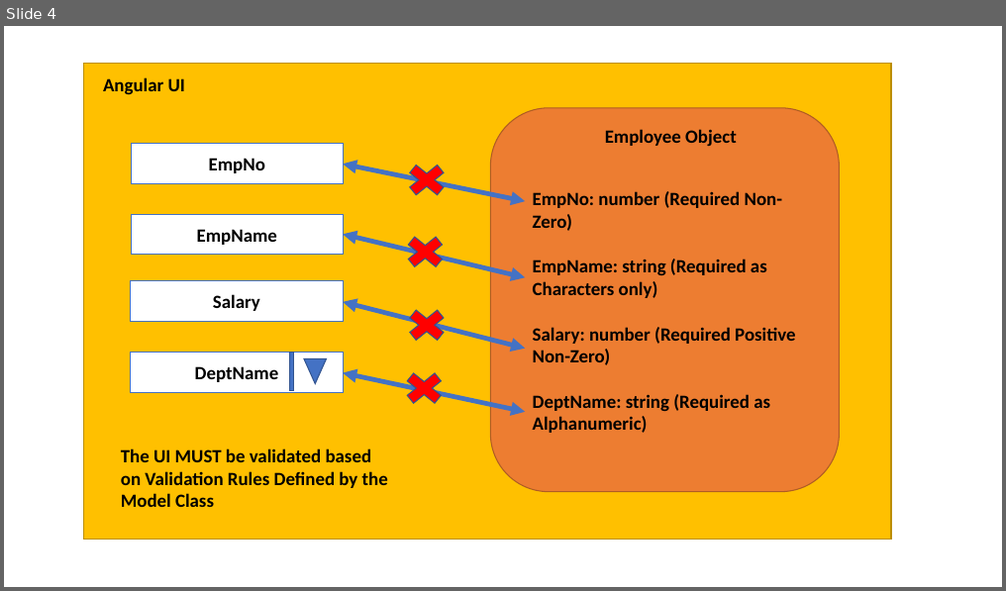
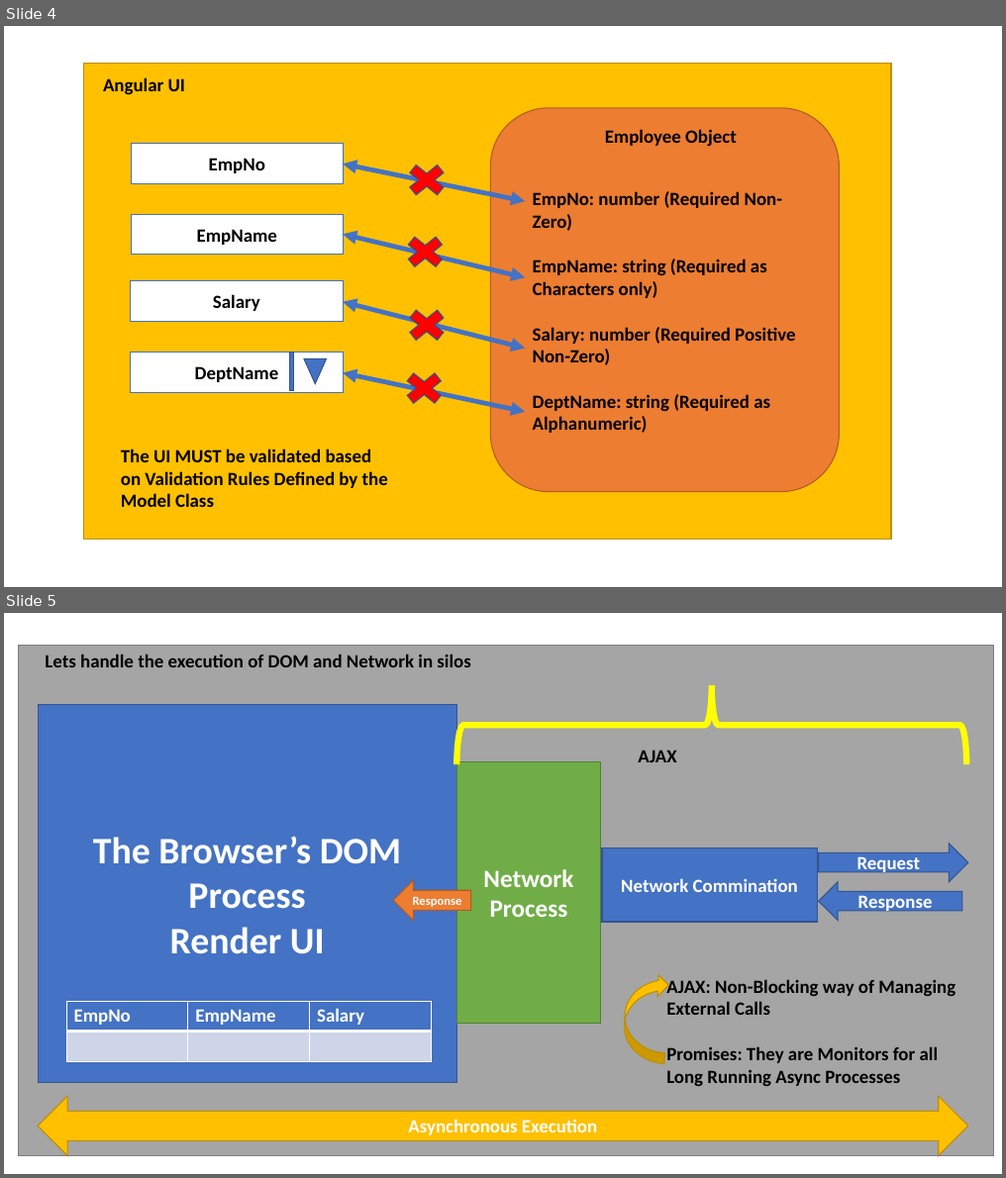
Before and after one commit to maheshsabnis/Blaz_Ng_Jan2022, a slide deck: images_NG.pptx. Shown one above the other, each under a label of ours: slide 4 before the commit, slides 4 and 5 after it. The pictures are 1006x591 and 1006x1178 pixels, drawn with LibreOffice and Linux fonts; fonts in the diff are those of the drawing. Boxes give left, top, right and bottom in pixels: in the first picture for what was removed or moved away, otherwise in the second. Text is boxed around its words. In the diff, an @@ line names an element or a change of style, - is before the commit and + after.

```diff
--- a/images_NG.pptx
+++ b/images_NG.pptx
@@ slide 5 added at (4,613,1002,1174), background #FFFFFF @@
@@ rectangle added at (19,646,994,1156), fill #A5A5A5, outline #7A7A7A 1 pt @@
@@ text added at (45,654,470,667), 18 pt, text #000000, bold @@
+Lets handle the execution of DOM and Network in silos
@@ left brace added at (457,685,967,764), outline #FFFF00 6 pt @@
@@ rectangle added at (38,704,456,1082), fill #4472C4, outline #325491 1 pt, 36 pt, text #FFFFFF, bold @@
+The Browser’s DOM Process
+Render UI
@@ text added at (638,750,676,762), 18 pt, text #000000, bold @@
+AJAX
@@ rectangle added at (456,761,601,1023), fill #70AD47, outline #538035 1 pt, 24 pt, text #FFFFFF, bold @@
+Network
+Process
@@ rectangle added at (602,848,817,922), fill #4472C4, outline #325491 1 pt, 18 pt, text #FFFFFF, bold @@
+Network Commination
@@ right arrow added at (819,844,968,881), fill #4472C4, outline #325491 1 pt, 18 pt, text #FFFFFF, bold @@
+Request
@@ left arrow added at (393,880,471,920), fill #ED7D31, outline #AF5C24 1 pt, 12 pt, text #FFFFFF, bold @@
+Response
@@ left arrow added at (819,881,962,920), fill #4472C4, outline #325491 1 pt, 18 pt, text #FFFFFF, bold @@
+Response
@@ curved left arrow added at (622,972,669,1064), fill #FFC000, outline #BD8E00 1 pt @@
@@ text added at (666,979,955,1086), 18 pt, text #000000, bold @@
+AJAX: Non-Blocking way of Managing External Calls
+Promises: They are Monitors for all Long Running Async Processes
@@ table added at (66,1001,430,1062), 2 rows, 3 columns @@
+EmpNo | EmpName | Salary
+ |  | 
@@ left right arrow added at (38,1096,968,1157), fill #FFC000, outline #BD8E00 1 pt, 18 pt, text #FFFFFF, bold @@
+Asynchronous Execution
```
Also in this commit, not shown: 11 other files.
